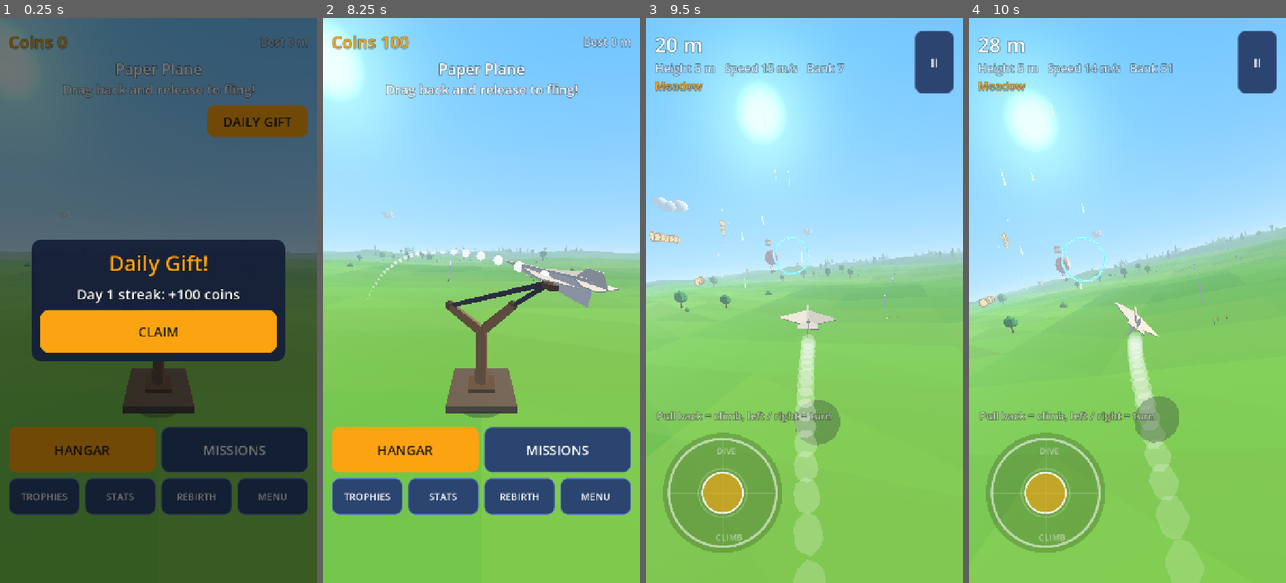
Above: before the commit, frames 1-4 (left to right).
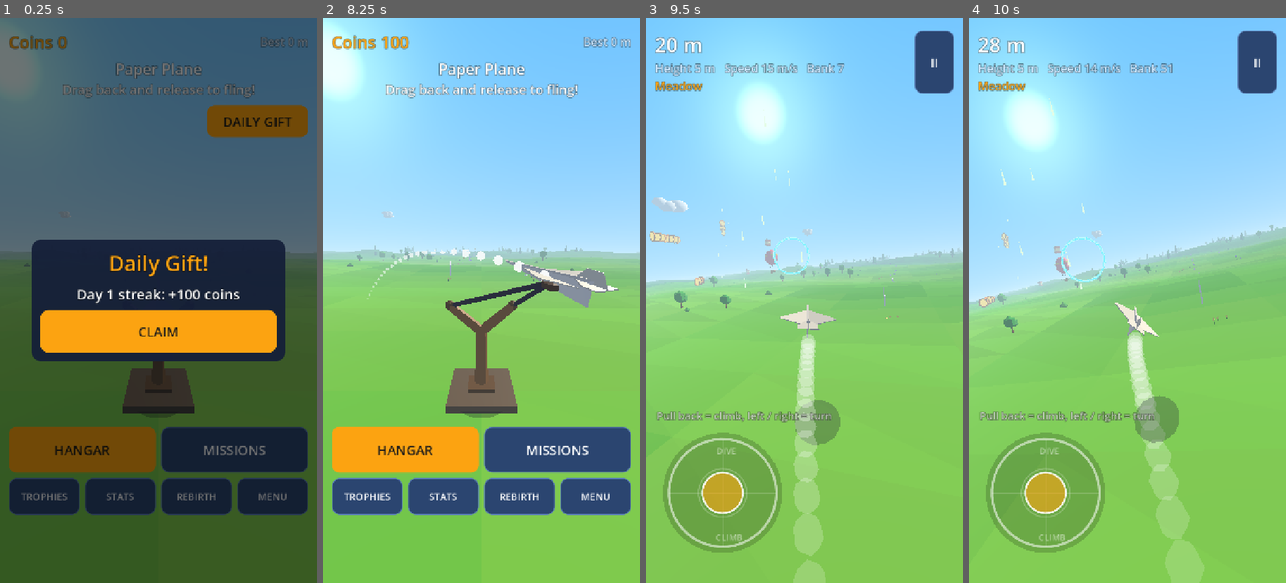
Above: after the commit, the same moments.

Repository: nsumia/sky-fling
Game: Godot game, scene res://scenes/main.tscn
The game is run twice, just before and just after one commit, with the same random seed, the same clock (stepped at 60 frames per second) and the same inputs.
Inputs (mouse positions are in pixels of both pictures, inside the frame that each line leads up to):
- Up to frame 1 (0.25 s): no input
- Up to frame 2 (8.25 s): click "HANGAR" at 0.5 s; click "MISSIONS" at 1.25 s; click "TROPHIES" at 2 s; click "STATS" at 2.75 s; click "REBIRTH" at 3.5 s; click "DAILY GIFT" at 4.25 s; click "CLAIM" at 5 s; click "GOT IT" at 5.75 s; click "MENU" at 6.5 s; click "BACK" at 7.25 s; tap Enter at 8 s; move the mouse to (551, 272) at 8.02 s; hold Right from 8.03 s (still down); click (551, 272) at 8.17 s
- Up to frame 3 (9.5 s): tap Space at 8.27 s; release Right at 8.75 s; drag from (741, 328) to (788, 413) at 8.77 s
- Up to frame 4 (10 s): move the mouse to (1159, 176) at 9.52 s; hold Right from 9.53 s (still down)

The runs differ from the first frame. In frame 2, less than 0.1% of the frame differs, in the area x 42-93%, y 47-55%; in frame 3, less than 0.1%; in frame 4, less than 0.1%.

Commit message:
wip: v3 stage B assets (glTF planes, nature, HDRI, PBR textures), ASSETS.md, model hull add-ons first pass
Co-Authored-By: Claude Sonnet 5.5 <noreply@anthropic.com>

Diff:
--- a/scripts/game/mesh_builder.gd
+++ b/scripts/game/mesh_builder.gd
@@ -7,20 +7,35 @@
 var gvs := PackedVector3Array()
 var gns := PackedVector3Array()
 var gcs := PackedColorArray()
+var mvs := PackedVector3Array()
+var mns := PackedVector3Array()
+var mcs := PackedColorArray()
 var glow := false
+var metal := false      # third layer: PBR metal (engine nozzles, props, struts ...)
 var xf := Transform3D.IDENTITY
 
 static var _solid: StandardMaterial3D
 static var _glow: StandardMaterial3D
+static var _metal: StandardMaterial3D
 
 static func solid_mat() -> StandardMaterial3D:
 	if _solid == null:
 		_solid = StandardMaterial3D.new()
 		_solid.vertex_color_use_as_albedo = true
-		_solid.roughness = 0.62
-		_solid.metallic_specular = 0.35
+		_solid.roughness = 0.52
+		_solid.metallic = 0.06
+		_solid.metallic_specular = 0.5
 		_solid.cull_mode = BaseMaterial3D.CULL_BACK
 	return _solid
+
+static func metal_mat() -> StandardMaterial3D:
+	if _metal == null:
+		_metal = StandardMaterial3D.new()
+		_metal.vertex_color_use_as_albedo = true
+		_metal.roughness = 0.28
+		_metal.metallic = 0.92
+		_metal.cull_mode = BaseMaterial3D.CULL_BACK
+	return _metal
 
 static func glow_mat() -> StandardMaterial3D:
 	if _glow == null:
@@ -34,9 +49,10 @@
 static func release_statics() -> void:
 	_solid = null
 	_glow = null
+	_metal = null
 
 func is_empty() -> bool:
-	return vs.is_empty() and gvs.is_empty()
+	return vs.is_empty() and gvs.is_empty() and mvs.is_empty()
 
 func tri(a: Vector3, b: Vector3, c: Vector3, col: Color, center: Vector3) -> void:
 	a = xf * a
@@ -57,6 +73,10 @@
 		gvs.append_array([a, c, b])
 		gns.append_array([n, n, n])
 		gcs.append_array([col, col, col])
+	elif metal:
+		mvs.append_array([a, c, b])
+		mns.append_array([n, n, n])
+		mcs.append_array([col, col, col])
 	else:
 		vs.append_array([a, c, b])
 		ns.append_array([n, n, n])
@@ -178,6 +198,14 @@
 		arr[Mesh.ARRAY_COLOR] = cs
 		m.add_surface_from_arrays(Mesh.PRIMITIVE_TRIANGLES, arr)
 		m.surface_set_material(m.get_surface_count() - 1, solid_mat())
+	if not mvs.is_empty():
+		var arr3: Array = []
+		arr3.resize(Mesh.ARRAY_MAX)
+		arr3[Mesh.ARRAY_VERTEX] = mvs
+		arr3[Mesh.ARRAY_NORMAL] = mns
+		arr3[Mesh.ARRAY_COLOR] = mcs
+		m.add_surface_from_arrays(Mesh.PRIMITIVE_TRIANGLES, arr3)
+		m.surface_set_material(m.get_surface_count() - 1, metal_mat())
 	if not gvs.is_empty():
 		var arr2: Array = []
 		arr2.resize(Mesh.ARRAY_MAX)
--- /dev/null
+++ b/scripts/game/models.gd
@@ -0,0 +1,229 @@
+extends RefCounted
+## Loads the shipped glTF aircraft (assets/models, see ASSETS.md), turns each into the game's plane frame (nose +x, up +y,
+## wings along z, centred, scaled to a target length) and measures it (wing tip, tail, fuselage radius ...) so the upgrade add-ons
+## in plane3d.gd can be attached to any model. Result per tier is cached; build_mesh() returns a fresh ArrayMesh.
+const MODELS := {
+	2: {"file": "res://assets/models/biplane.glb", "yaw": 0.0, "len": 4.6, "over": {"prop_r": 0.55, "prop_y": -0.02}},
+	3: {"file": "res://assets/models/propplane.glb", "yaw": -90.0, "len": 4.4, "prop": "Propeller"},
+	4: {"file": "res://assets/models/jet.glb", "yaw": 90.0, "len": 5.8, "over": {"stab_z": 1.1, "tail_y": -0.2}},
+	5: {"file": "res://assets/models/rocketplane.glb", "yaw": 90.0, "len": 6.2, "over": {"stab_z": 1.0, "tail_y": -0.05}},
+	6: {"file": "res://assets/models/spaceplane.glb", "yaw": 90.0, "len": 6.6, "over": {"stab_z": 1.3, "tail_y": -0.3}},
+}
+static var _cache := {}
+
+static func has_model(tier: int) -> bool:
+	return MODELS.has(tier)
+
+static func _collect(n: Node, parent_xf: Transform3D, out: Array) -> void:
+	var xf := parent_xf
+	if n is Node3D:
+		xf = parent_xf * (n as Node3D).transform
+	if n is MeshInstance3D and (n as MeshInstance3D).mesh != null:
+		out.append({"mi": n, "xf": xf})
+	for c in n.get_children():
+		_collect(c, xf, out)
+
+## Load + measure (cached). Returns {} when the file is missing.
+static func get_model(tier: int) -> Dictionary:
+	if _cache.has(tier):
+		return _cache[tier]
+	if not MODELS.has(tier):
+		return {}
+	var cfg: Dictionary = MODELS[tier]
+	var ps = load(cfg["file"])
+	if ps == null:
+		return {}
+	var inst: Node = ps.instantiate()
+	var items: Array = []
+	_collect(inst, Transform3D.IDENTITY, items)
+	var rot := Basis(Vector3.UP, deg_to_rad(float(cfg["yaw"])))
+	# pass 1: bounds in the rotated frame
+	var bb := AABB()
+	var first := true
+	for it in items:
+		var mi: MeshInstance3D = it["mi"]
+		var xf: Transform3D = Transform3D(rot, Vector3.ZERO) * it["xf"]
+		var ab: AABB = xf * mi.mesh.get_aabb()
+		bb = ab if first else bb.merge(ab)
+		first = false
+	var k: float = float(cfg["len"]) / bb.size.x
+	var ctr := bb.get_center()
+	var parts: Array = []      # {arrays, mat, prop}
+	var pname: String = cfg.get("prop", "")
+	for it in items:
+		var mi2: MeshInstance3D = it["mi"]
+		var full: Transform3D = Transform3D(rot * k, Vector3.ZERO) * it["xf"]
+		full.origin -= ctr * k
+		var is_prop: bool = pname != "" and String(mi2.name).begins_with(pname)
+		for s in mi2.mesh.get_surface_count():
+			var a: Array = mi2.mesh.surface_get_arrays(s)
+			var vs: PackedVector3Array = a[Mesh.ARRAY_VERTEX]
+			var ns: PackedVector3Array = a[Mesh.ARRAY_NORMAL] if a[Mesh.ARRAY_NORMAL] != null else PackedVector3Array()
+			var nvs := PackedVector3Array()
+			nvs.resize(vs.size())
+			for i in vs.size():
+				nvs[i] = full * vs[i]
+			var nns := PackedVector3Array()
+			nns.resize(ns.size())
+			var nb := full.basis.orthonormalized()
+			for i in ns.size():
+				nns[i] = nb * ns[i]
+			var b2: Array = []
+			b2.resize(Mesh.ARRAY_MAX)
+			b2[Mesh.ARRAY_VERTEX] = nvs
+			if ns.size() == vs.size():
+				b2[Mesh.ARRAY_NORMAL] = nns
+			if a[Mesh.ARRAY_TEX_UV] != null:
+				b2[Mesh.ARRAY_TEX_UV] = a[Mesh.ARRAY_TEX_UV]
+			if a[Mesh.ARRAY_COLOR] != null:
+				b2[Mesh.ARRAY_COLOR] = a[Mesh.ARRAY_COLOR]
+			if a[Mesh.ARRAY_INDEX] != null:
+				b2[Mesh.ARRAY_INDEX] = a[Mesh.ARRAY_INDEX]
+			parts.append({"arrays": b2, "mat": mi2.mesh.surface_get_material(s), "prop": is_prop})
+	inst.free()
+	var d := {"parts": parts, "cfg": cfg}
+	d["info"] = _measure(parts, float(cfg["len"]))
+	for ok in cfg.get("over", {}):
+		d["info"][ok] = cfg["over"][ok]
+	_cache[tier] = d
+	return d
+
+static func _measure(parts: Array, length: float) -> Dictionary:
+	var vs_all := PackedVector3Array()
+	for p in parts:
+		if p["prop"]:
+			continue
+		vs_all.append_array(p["arrays"][Mesh.ARRAY_VERTEX])
+	var bb := AABB(vs_all[0], Vector3.ZERO)
+	for v in vs_all:
+		bb = bb.expand(v)
+	var s0 := maxf(absf(bb.position.z), absf(bb.end.z))
+	# wing tips: vertices beyond 90 % of the half span; cluster them by height (biplane = two wings)
+	var tip_y: Array = []
+	var tx0 := 1e9
+	var tx1 := -1e9
+	for v in vs_all:
+		if absf(v.z) > s0 * 0.9:
+			tip_y.append(v.y)
+			tx0 = minf(tx0, v.x)
+			tx1 = maxf(tx1, v.x)
+	tip_y.sort()
+	var wing_ys: Array = [float(tip_y[tip_y.size() / 2])]
+	if tip_y.size() > 4 and float(tip_y[tip_y.size() - 1]) - float(tip_y[0]) > 0.35:
+		wing_ys = [float(tip_y[0]) + 0.05, float(tip_y[tip_y.size() - 1]) - 0.05]
+	# tail: rear 18 % of the length
+	var xr := bb.position.x + bb.size.x * 0.18
+	var fin_top := -1e9
+	var stab_z := 0.0
+	var tail_y := 0.0
+	var n_t := 0
+	for v in vs_all:
+		if v.x < xr:
+			fin_top = maxf(fin_top, v.y)
+			stab_z = maxf(stab_z, absf(v.z))
+			tail_y += v.y
+			n_t += 1
+	tail_y /= maxf(1.0, float(n_t))
+	# fuselage radius: median height of the vertices near the centreline in the middle third
+	var rs: Array = []
+	for v in vs_all:
+		if absf(v.z) < s0 * 0.25 and absf(v.x) < bb.size.x * 0.2:
+			rs.append(v.y)
+	rs.sort()
+	var ymid := float(rs[rs.size() / 2]) if rs.size() > 0 else 0.0
+	var top := float(rs[rs.size() - 1]) if rs.size() > 0 else 0.2
+	# top profile (dorsal line): max height per x bin for |z| < 0.2 * span
+	var bins := 12
+	var prof: Array = []
+	for i in bins:
+		var xa := bb.position.x + bb.size.x * float(i) / bins
+		var xb := bb.position.x + bb.size.x * float(i + 1) / bins
+		var ym := -1e9
+		for v in vs_all:
+			if v.x >= xa and v.x < xb and absf(v.z) < maxf(0.25, s0 * 0.12):
+				ym = maxf(ym, v.y)
+		prof.append(Vector2((xa + xb) * 0.5, ym))
+	return {"bb": bb, "hl": bb.size.x * 0.5, "s0": s0, "wing_ys": wing_ys, "tip_x0": tx0, "tip_x1": tx1, "fin_top": fin_top, "stab_z": stab_z,
+		"tail_y": tail_y, "ymid": ymid, "top": top, "R": maxf(0.18, (top - bb.position.y) * 0.35), "prof": prof, "xmin": bb.position.x, "xmax": bb.end.x,
+		"ymin": bb.position.y}
+
+## fresh ArrayMesh of the fuselage + wings of the model (everything but the propeller), scaled by `sc`
+static func build_mesh(tier: int, sc: float, prop := false) -> ArrayMesh:
+	var d := get_model(tier)
+	if d.is_empty():
+		return null
+	var m := ArrayMesh.new()
+	var groups := {}      # material -> merged arrays
+	var order: Array = []
+	for p in d["parts"]:
+		if bool(p["prop"]) != prop:
+			continue
+		var key = p["mat"]
+		if not groups.has(key):
+			groups[key] = {"v": PackedVector3Array(), "n": PackedVector3Array(), "uv": PackedVector2Array(), "i": PackedInt32Array(), "has_n": true, "has_uv": true}
+			order.append(key)
+		var g: Dictionary = groups[key]
+		var a: Array = p["arrays"]
+		var vs: PackedVector3Array = a[Mesh.ARRAY_VERTEX]
+		var base: int = g["v"].size()
+		for v in vs:
+			g["v"].append(v * sc)
+		if a[Mesh.ARRAY_NORMAL] != null:
+			g["n"].append_array(a[Mesh.ARRAY_NORMAL])
+		else:
+			g["has_n"] = false
+		if a[Mesh.ARRAY_TEX_UV] != null:
+			g["uv"].append_array(a[Mesh.ARRAY_TEX_UV])
+		else:
+			g["has_uv"] = false
+		if a[Mesh.ARRAY_INDEX] != null:
+			for ix in a[Mesh.ARRAY_INDEX]:
+				g["i"].append(base + ix)
+		else:
+			for q in vs.size():
+				g["i"].append(base + q)
+	for key in order:
+		var g2: Dictionary = groups[key]
+		var arr: Array = []
+		arr.resize(Mesh.ARRAY_MAX)
+		arr[Mesh.ARRAY_VERTEX] = g2["v"]
+		if g2["has_n"]:
+			arr[Mesh.ARRAY_NORMAL] = g2["n"]
+		if g2["has_uv"]:
+			arr[Mesh.ARRAY_TEX_UV] = g2["uv"]
+		arr[Mesh.ARRAY_INDEX] = g2["i"]
+		m.add_surface_from_arrays(Mesh.PRIMITIVE_TRIANGLES, arr)
+		m.surface_set_material(m.get_surface_count() - 1, _pbr(key))
+	return m
+
+static var _mat_cache := {}
+static func _pbr(src) -> Material:
+	if _mat_cache.has(src):
+		return _mat_cache[src]
+	var m := StandardMaterial3D.new()
+	if src is BaseMaterial3D:
+		var b := src as BaseMaterial3D
+		m.albedo_color = b.albedo_color
+		m.albedo_texture = b.albedo_texture
+		m.metallic = 0.0
+		m.roughness = 0.5
+		var c := b.albedo_color
+		if c.b > 0.8 and c.r < 0.6 and c.g > 0.75:      # glass canopy
+			m.roughness = 0.05
+			m.metallic = 0.0
+			m.albedo_color = c.darkened(0.25)
+			m.metallic_specular = 1.0
+		elif c.v < 0.14:                                  # dark parts: rubber, intakes
+			m.roughness = 0.75
+		elif c.s < 0.15 and c.v > 0.7:                    # white / light grey paint: clear coat feel
+			m.roughness = 0.34
+			m.metallic = 0.08
+		else:
+			m.roughness = 0.42
+			m.metallic = 0.12
+	_mat_cache[src] = m
+	return m
+
+static func release_statics() -> void:
+	_cache.clear()
+	_mat_cache.clear()
--- a/scripts/game/plane3d.gd
+++ b/scripts/game/plane3d.gd
@@ -4,11 +4,12 @@
 ## changes exactly that node's mesh. Tier decides the silhouette, part levels decide sizes, extras and colour accents.
 const Cfg = preload("res://scripts/core/cfg.gd")
 const MB = preload("res://scripts/game/mesh_builder.gd")
+const Models = preload("res://scripts/game/models.gd")
 
 const PARTS := ["body", "wings", "tail", "engine", "fuel", "booster", "gear"]
 const BODY_COL := [Color("f8f5ec"), Color("e9be7a"), Color("e63946"), Color("2f8fe8"), Color("d4dce6"), Color("ff6a2e"), Color("eef2ff")]
-const WING_COL := [Color("e3dece"), Color("f5dfa3"), Color("ffd23f"), Color("f4f7fb"), Color("8e9bb0"), Color("f6f0dc"), Color("3a3f5c")]
-const ACC_COL := [Color("5aa9e6"), Color("d94f4f"), Color("1d3557"), Color("ff9f1c"), Color("ef233c"), Color("1b1b2f"), Color("39e6ff")]
+const WING_COL := [Color("e3dece"), Color("f5dfa3"), Color("e85d22"), Color("e4e7ec"), Color("62798a"), Color("c9692b"), Color("d9dde3")]
+const ACC_COL := [Color("5aa9e6"), Color("d94f4f"), Color("1d3557"), Color("c8372d"), Color("ff9f1c"), Color("2bd4ff"), Color("39e6ff")]
 const GLASS := Color("a8e0ff")
 const METAL := Color("aab4c0")
 const DARK := Color("2a2d36")
@@ -25,6 +26,19 @@
 	p["bc"] = BODY_COL[t]
 	p["wc"] = WING_COL[t]
 	p["ac"] = ACC_COL[t]
+	p["model"] = Models.has_model(t)
+	if p["model"]:
+		# realistic glTF hull: the add-on parts are sized from the measured model, the body level scales the hull a little
+		var md := Models.get_model(t)
+		var info: Dictionary = md["info"]
+		var sc: float = 1.0 + 0.02 * float(p["body"])
+		p["sc"] = sc
+		p["info"] = info
+		p["hl"] = float(info["hl"]) * sc
+		p["L"] = p["hl"] * 2.0
+		p["R"] = float(info["R"]) * sc
+		p["ext"] = 0.03 * float(p["wings"]) * float(info["s0"]) * sc
+		p["s"] = float(info["s0"]) * sc + p["ext"]
 	return p
 
 static func build(lv: Dictionary) -> Node3D:
@@ -34,22 +48,37 @@
 	root.set_meta("tier", P["tier"])
 	for part in PARTS:
 		var b := MB.new()
+		var base: ArrayMesh = null
+		var model: bool = P["model"]
 		match part:
-			"body": _body(b, P)
-			"wings": _wings(b, P)
-			"tail": _tail(b, P)
+			"body":
+				if model:
+					base = Models.build_mesh(P["tier"], P["sc"])
+					_model_body(b, P)
+				else:
+					_body(b, P)
+			"wings":
+				if model:
+					_model_wings(b, P)
+				else:
+					_wings(b, P)
+			"tail":
+				if model:
+					_model_tail(b, P)
+				else:
+					_tail(b, P)
 			"engine": _engine(b, P)
 			"fuel": _fuel(b, P)
 			"booster": _booster(b, P)
 			"gear": _gear(b, P)
 		var mi := MeshInstance3D.new()
 		mi.name = part
-		mi.mesh = b.to_mesh()
+		mi.mesh = _merge(base, b)
 		mi.cast_shadow = GeometryInstance3D.SHADOW_CASTING_SETTING_OFF
 		root.add_child(mi)
 	var eng: MeshInstance3D = root.get_node("engine")
 	var hl: float = P["hl"]
-	if P["tier"] <= 3 and P["engine"] > 0:
+	if P["tier"] <= 3 and (P["engine"] > 0 or P["model"]):
 		eng.add_child(_prop(P))
 	root.add_child(_flame(P))
 	# lowest point (landing gear or belly) so physics y=0 sits on the ground
@@ -70,6 +99,119 @@
 			bb = m.mesh.get_aabb() if first else bb.merge(m.mesh.get_aabb())
 			first = false
 	return bb
+
+## model surfaces first, then the code-built add-on layers (solid / metal / glow) of `b`
+static func _merge(base: ArrayMesh, b: MB) -> ArrayMesh:
+	var add := b.to_mesh()
+	if base == null:
+		return add
+	if add != null:
+		for si in add.get_surface_count():
+			base.add_surface_from_arrays(Mesh.PRIMITIVE_TRIANGLES, add.surface_get_arrays(si))
+			base.surface_set_material(base.get_surface_count() - 1, add.surface_get_material(si))
+	return base
+
+# ------------------------------------------------------------------ add-ons for the realistic glTF hulls
+static func _model_body(b: MB, P: Dictionary) -> void:
+	# livery: dorsal stripe following the fuselage's top line, longer and bolder with the body level; side stripes from level 3
+	var bd: int = P["body"]
+	if bd <= 0:
+		return
+	var info: Dictionary = P["info"]
+	var sc: float = P["sc"]
+	var ac: Color = P["ac"]
+	var prof: Array = info["prof"]
+	var n := mini(prof.size(), 3 + bd)
+	var w := 0.05 + 0.012 * bd
+	for i in range(0, n - 1):
+		var a: Vector2 = prof[prof.size() - 1 - i]
+		var c: Vector2 = prof[prof.size() - 2 - i]
+		if a.y < -1e8 or c.y < -1e8:
+			continue
+		var ya := a.y * sc + 0.012
+		var yc := c.y * sc + 0.012
+		b.slab([Vector3(a.x * sc, ya, -w), Vector3(c.x * sc, yc, -w), Vector3(c.x * sc, yc, w), Vector3(a.x * sc, ya, w)], Vector3(0, 0.02, 0), ac if i % 2 == 0 else ac.lightened(0.3))
+
+static func _model_wings(b: MB, P: Dictionary) -> void:
+	var info: Dictionary = P["info"]
+	var sc: float = P["sc"]
+	var w: int = P["wings"]
+	var ac: Color = P["ac"]
+	var wc: Color = P["wc"]
+	var s0: float = float(info["s0"]) * sc
+	var ext: float = P["ext"]
+	var x0: float = float(info["tip_x0"]) * sc
+	var x1: float = float(info["tip_x1"]) * sc
+	var chord := maxf(0.25, x1 - x0)
+	var cx := (x0 + x1) * 0.5
+	var th := 0.045 + 0.004 * w
+	for yw in info["wing_ys"]:
+		var y: float = float(yw) * sc
+		for sg in [-1.0, 1.0]:
+			# navigation light at every wing tip
+			b.glow = true
+			b.sphere(Vector3(cx, y + 0.03, sg * (s0 + ext + 0.02)), 0.045, Color("ff3b3b") if sg < 0.0 else Color("38ff7a"), 2, 5)
+			b.glow = false
+			if w <= 0:
+				continue
+			var A := Vector3(x1 - 0.02, y, sg * (s0 - 0.04))
+			var B := Vector3(x1 - 0.02 - 0.22 * ext, y, sg * (s0 + ext))
+			var C := Vector3(B.x - chord * 0.8, y, sg * (s0 + ext))
+			var D := Vector3(x0 + 0.02, y, sg * (s0 - 0.04))
+			b.slab([A, B, C, D], Vector3(0, th, 0), wc.darkened(0.03), wc.lightened(0.05))
+			if w >= 2:   # tip trim
+				b.slab([A.lerp(B, 0.82), B, C, D.lerp(C, 0.82)], Vector3(0, th * 1.3, 0), ac)
+			if w >= 4:   # stripe
+				b.slab([A.lerp(B, 0.42), A.lerp(B, 0.52), D.lerp(C, 0.52), D.lerp(C, 0.42)], Vector3(0, th * 1.3, 0), ac)
+			if w >= 5:   # winglet
+				var h := 0.18 + 0.035 * w
+				b.slab([B, C, C + Vector3(-0.12, h, 0), B + Vector3(-0.04, h, 0)], Vector3(0, 0, 0.04), wc)
+				b.slab([B + Vector3(-0.02, h * 0.55, 0), B + Vector3(-0.04, h, 0), C + Vector3(-0.12, h, 0), C + Vector3(-0.08, h * 0.55, 0)], Vector3(0, 0, 0.05), ac)
+			if w >= 8:   # glowing leading edge
+				b.glow = true
+				b.slab([A.lerp(B, 0.3), A.lerp(B, 0.8), A.lerp(B, 0.8) + Vector3(-0.07, 0, 0), A.lerp(B, 0.3) + Vector3(-0.07, 0, 0)], Vector3(0, th * 1.5, 0), Color("39e6ff"))
+				b.glow = false
+
+static func _model_tail(b: MB, P: Dictionary) -> void:
+	var info: Dictionary = P["info"]
+	var sc: float = P["sc"]
+	var tl: int = P["tail"]
+	var ac: Color = P["ac"]
+	var wc: Color = P["wc"]
+	var xt: float = float(info["xmin"]) * sc + 0.1
+	var fin_top: float = float(info["fin_top"]) * sc
+	var tail_y: float = float(info["tail_y"]) * sc
+	var sz: float = maxf(0.3, float(info["stab_z"]) * sc)
+	# beacon on the fin tip (always there)
+	b.glow = true
+	b.sphere(Vector3(xt + 0.08, fin_top + 0.03, 0), 0.04, Color("ffffff"), 2, 5)
+	b.glow = false
+	if tl <= 0:
+		return
+	var th := 0.035 + 0.004 * tl
+	var ex := 0.09 * float(tl)
+	# horizontal stabiliser extensions (outboard of the existing tip), growing with the level
+	for sg in [-1.0, 1.0]:
+		var ch := 0.5 + 0.03 * tl
+		var A := Vector3(xt + ch * 0.7, tail_y, sg * (sz - 0.03))
+		var B := Vector3(xt + ch * 0.45, tail_y, sg * (sz + ex))
+		var C := Vector3(xt - 0.1, tail_y, sg * (sz + ex))
+		var D := Vector3(xt - 0.1, tail_y, sg * (sz - 0.03))
+		b.slab([A, B, C, D], Vector3(0, th, 0), wc.darkened(0.05), wc.lightened(0.05))
+		if tl >= 2:
+			b.slab([A.lerp(B, 0.7), B, C, D.lerp(C, 0.7)], Vector3(0, th * 1.4, 0), ac)
+		if tl >= 4:   # end plates
+			var zf: float = sg * (sz + ex)
+			b.slab([Vector3(xt + ch * 0.45, tail_y, zf), Vector3(xt + 0.1, tail_y + 0.34, zf), Vector3(xt - 0.1, tail_y + 0.34, zf), Vector3(xt - 0.1, tail_y, zf)], Vector3(0, 0, th), wc)
+	# taller fin cap, then a ventral fin
+	var fh := 0.1 + 0.05 * tl
+	b.slab([Vector3(xt + 0.45, fin_top - 0.12, 0), Vector3(xt + 0.12, fin_top + fh, 0), Vector3(xt - 0.1, fin_top + fh, 0), Vector3(xt - 0.1, fin_top - 0.12, 0)], Vector3(0, 0, th * 1.4), ac)
+	if tl >= 3:
+		b.slab([Vector3(xt + 0.5, tail_y - 0.05, 0), Vector3(xt + 0.1, tail_y - 0.3 - 0.04 * tl, 0), Vector3(xt - 0.1, tail_y - 0.3 - 0.04 * tl, 0), Vector3(xt - 0.1, tail_y - 0.05, 0)], Vector3(0, 0, th), wc)
+	if tl >= 6:
+		b.glow = true
+		b.box(Vector3(xt - 0.05, fin_top + fh, 0), Vector3(0.3, 0.03, 0.08), Color("39e6ff"))
+		b.glow = false
 
 # ------------------------------------------------------------------ body
 static func _tube(b: MB, st: Array, col: Color, ys := 1.0, zs := 1.0, y0 := 0.0, seg := 10) -> void:
@@ -281,6 +423,20 @@
 	var hl: float = P["hl"]
 	var ac: Color = P["ac"]
 	var R: float = P["R"]
+	if t <= 3 and P["model"]:
+		# nose engine on a model hull: cowl ring, exhaust stacks, intake scoop (the hull already has the nose)
+		var xn: float = float(P["info"]["xmax"]) * float(P["sc"])
+		var cr2 := maxf(0.2, R * 1.0)
+		b.metal = true
+		b.torus(Vector3(xn - 0.18 - 0.02 * en, 0, 0), Vector3.RIGHT, cr2, 0.02 + 0.006 * en, METAL, 16, 4)
+		var stacks2 := 0 if en < 2 else (1 if en < 5 else 2)
+		for k in stacks2:
+			for sg in [-1.0, 1.0]:
+				b.frustum(Vector3(xn - 0.5 - 0.22 * k, 0.0, sg * (cr2 + 0.03)), Vector3(xn - 0.5 - 0.22 * k - 0.35, -0.05, sg * (cr2 + 0.1)), 0.045, 0.06, DARK, 6)
+		if en >= 7:
+			b.box(Vector3(xn - 0.7, cr2 + 0.06, 0), Vector3(0.5, 0.12, 0.25), METAL)
+		b.metal = false
+		return
 	if t <= 3:
 		var cr := maxf(0.13, R * 0.9) + 0.012 * en
 		var x0 := hl - 0.2
@@ -307,7 +463,9 @@
 			b.frustum(Vector3(-hl - 0.5, 0, z), Vector3(-hl - 0.52, 0, z), rn * 1.15, rn * 1.15, Color("ffb347"), 10)
 			b.glow = false
 
-static func _prop(P: Dictionary) -> MeshInstance3D:
+static func _prop(P: Dictionary) -> Node3D:
+	if P["model"]:
+		return _model_prop(P)
 	var en: int = P["engine"]
 	var hl: float = P["hl"]
 	var ac: Color = P["ac"]
@@ -327,6 +485,35 @@
 	mi.mesh = b.to_mesh()
 	mi.position = Vector3(hl + 0.12 + 0.025 * en, 0, 0)
 	return mi
+
+static func _model_prop(P: Dictionary) -> Node3D:
+	var t: int = P["tier"]
+	var sc: float = P["sc"]
+	var pivot := Node3D.new()
+	pivot.name = "Prop"
+	var pm: ArrayMesh = Models.build_mesh(t, sc, true)
+	if pm != null and pm.get_surface_count() > 0:
+		var bb := pm.get_aabb()
+		var c := bb.get_center()
+		pivot.position = Vector3(0, c.y, c.z)
+		var mi := MeshInstance3D.new()
+		mi.mesh = pm
+		mi.position = Vector3(0, -c.y, -c.z)
+		mi.cast_shadow = GeometryInstance3D.SHADOW_CASTING_SETTING_OFF
+		pivot.add_child(mi)
+		return pivot
+	# hull with a fixed propeller: a translucent spinning blur disc in front of it, shown while the engine runs
+	var info: Dictionary = P["info"]
+	var b := MB.new()
+	b.glow = true
+	var r: float = float(info.get("prop_r", 0.62)) * sc
+	b.frustum(Vector3(0, 0, 0), Vector3(0.01, 0, 0), r, r, Color(0.9, 0.92, 0.95, 0.35), 20, true, true)
+	var mi2 := MeshInstance3D.new()
+	mi2.mesh = b.to_mesh()
+	pivot.add_child(mi2)
+	pivot.position = Vector3(float(info["xmax"]) * sc + 0.02, float(info.get("prop_y", 0.0)) * sc, 0)
+	pivot.set_meta("blur_only", true)
+	return pivot
 
 static func _flame(P: Dictionary) -> Node3D:
 	var t: int = P["tier"]
@@ -474,6 +661,8 @@
 	var pr: Node = plane.find_child("Prop", true, false)
 	if pr != null:
 		pr.rotation.x = fposmod(t * (14.0 + 30.0 * thrust) * spin_mul, TAU)
+		if pr.has_meta("blur_only"):
+			(pr as Node3D).visible = thrust > 0.0
 	var fl: Node3D = plane.get_node_or_null("Flame")
 	if fl != null:
 		var on := (thrust > 0.0 or boost > 0.0) and int(plane.get_meta("tier", 0)) >= 0
Binary file added: assets/hdri/kloofendal_48d_partly_cloudy_puresky_1k.hdr
Not shown, added: assets/hdri/kloofendal_48d_partly_cloudy_puresky_1k.hdr.import
Binary file added: assets/hdri/rogland_sunset_1k.hdr
Not shown, added: assets/hdri/rogland_sunset_1k.hdr.import
Binary file added: assets/models/biplane.glb
Not shown, added: assets/models/biplane.glb.import
Binary file added: assets/models/biplane_PUSHILIN_PLANE.png
Not shown, added: assets/models/biplane_PUSHILIN_PLANE.png.import
Binary file added: assets/models/jet.glb
Not shown, added: assets/models/jet.glb.import
Binary file added: assets/models/nature/cactus.glb
Not shown, added: assets/models/nature/cactus.glb.import
(and 67 more such lines)
